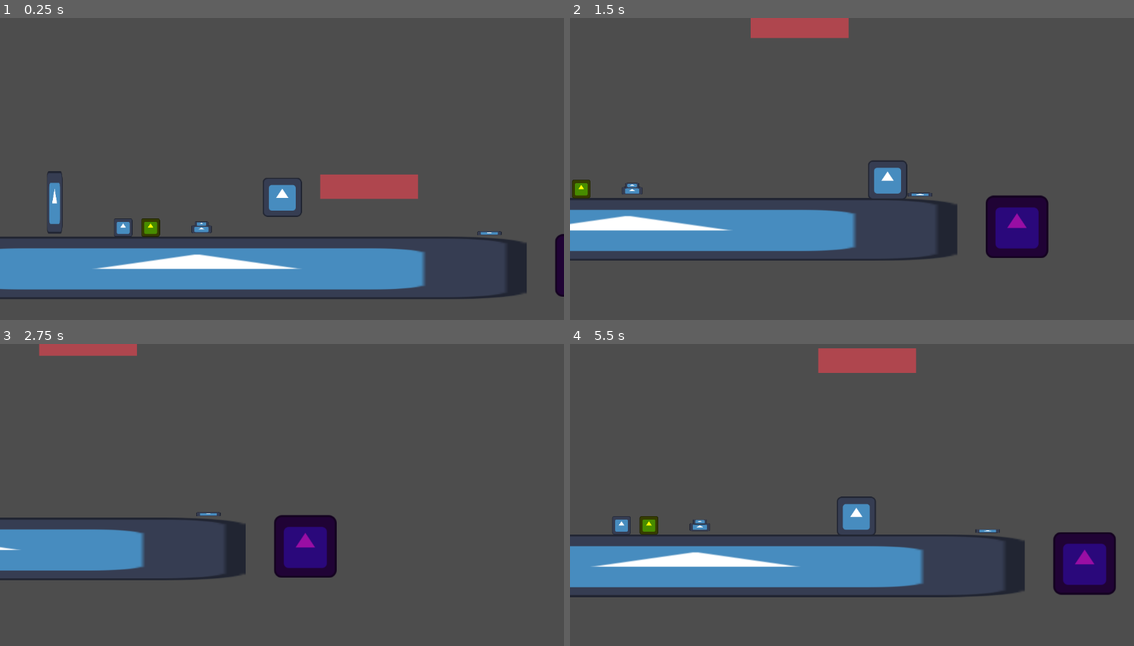
Above: before the commit, frames 1-4 (two rows, left to right).
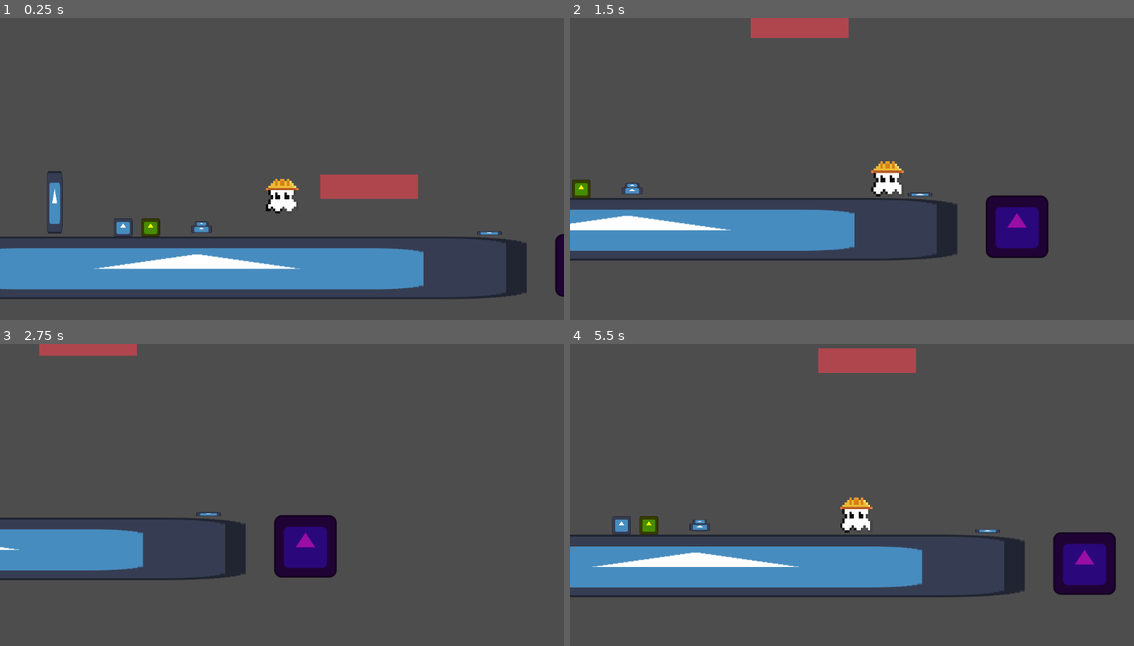
Above: after the commit, the same moments.

Repository: Monczak/warsztatyletni2025
Game: Godot game, scene res://src/Root.tscn
Two runs of this game, one before a commit and one after it. Both use one fixed random seed, a clock stepped at 60 frames per second and the inputs below. The engine's default icon, where the game draws it, is replaced by a stand-in: a white triangle on a blue panel in a dark square.
Inputs (mouse positions are in pixels of both pictures, inside the frame that each line leads up to):
- Up to frame 1 (0.25 s): no input
- Up to frame 2 (1.5 s): move the mouse to (976, 159) at 0.52 s; hold Right (MoveRight) from 0.53 s (still down); tap Z (Interact) at 0.6, 1.35 s; click (976, 159) at 0.67 s; tap Up (Jump) at 0.77 s; move the mouse to (739, 193) at 1.27 s
- Up to frame 3 (2.75 s): tap Up (Jump) at 1.52 s; move the mouse to (338, 431) at 2.02 s; release Right (MoveRight) at 2.03 s; hold Left (MoveLeft) from 2.03 s (still down); tap Z (Interact) at 2.1 s
- Up to frame 4 (5.5 s): move the mouse to (823, 564) at 2.77 s; release Left (MoveLeft) at 2.78 s; hold Right (MoveRight) 2.78-4.28 s; tap Z (Interact) every 0.75 s from 2.85 to 5.1 s; click (823, 564) at 2.92 s; tap Up (Jump) at 3.02, 3.77, 4.52 s; move the mouse to (1021, 549) at 3.52 s; move the mouse to (682, 455) at 4.27 s; hold Left (MoveLeft) 4.28-5.03 s; move the mouse to (880, 501) at 5.02 s; hold Right (MoveRight) from 5.03 s (still down); click (880, 501) at 5.17 s

The runs differ from the first frame. In frame 1, 0.8% of the frame differs, in the area x 8-99%, y 53-92%; in frame 2, 1.0%; in frame 3, less than 0.1%; in frame 4, 1.1%, in the area x 0-97%, y 50-83%.

Commit message:
Add player anim

Diff:
--- a/project.godot
+++ b/project.godot
@@ -69,5 +69,6 @@
 
 [rendering]
 
+textures/canvas_textures/default_texture_filter=0
 renderer/rendering_method="gl_compatibility"
 renderer/rendering_method.mobile="gl_compatibility"
--- a/src/objects/Player.gd
+++ b/src/objects/Player.gd
@@ -8,6 +8,9 @@
 @export var jump_gravity_multiplier := 0.6
 @export var fall_gravity_multiplier := 2.2
 
+@export var animation_speed := 5.0
+
+@onready var sprite: Sprite2D = $Sprite2D
 @onready var grab_point: Node2D = $GrabPoint
 @onready var interaction_area: Area2D = $InteractionArea
 
@@ -76,6 +79,14 @@
     if _grabbed_interactable != null:
         _grabbed_interactable.fix_position(grab_point.global_position, velocity)
 
+    _animate_sprite()
+
+
+func _animate_sprite() -> void:
+    var time = Time.get_ticks_msec() / 1000.0
+    var frame = (floor(time * animation_speed) as int) % 5
+    sprite.frame = frame
+
 
 func _physics_process(delta: float) -> void:
     if not is_on_floor():
--- a/src/objects/Player.tscn
+++ b/src/objects/Player.tscn
@@ -1,7 +1,7 @@
 [gd_scene load_steps=5 format=3 uid="uid://cc54w6n5ncad1"]
 
 [ext_resource type="Script" path="res://src/objects/Player.gd" id="1_7ey65"]
-[ext_resource type="Texture2D" uid="uid://cabwwfn2u5qlb" path="res://icon.svg" id="2_f7md5"]
+[ext_resource type="Texture2D" uid="uid://bbxswxabw5g4q" path="res://images/Ghost/Ghost.png" id="2_vclgv"]
 
 [sub_resource type="CapsuleShape2D" id="CapsuleShape2D_buivh"]
 radius = 37.0
@@ -15,10 +15,12 @@
 platform_on_leave = 1
 script = ExtResource("1_7ey65")
 max_speed = 400.0
+animation_speed = 10.0
 
 [node name="Sprite2D" type="Sprite2D" parent="."]
-scale = Vector2(0.625, 0.625)
-texture = ExtResource("2_f7md5")
+scale = Vector2(4.75, 4.75)
+texture = ExtResource("2_vclgv")
+hframes = 5
 
 [node name="CollisionShape2D" type="CollisionShape2D" parent="."]
 shape = SubResource("CapsuleShape2D_buivh")
Binary file added: images/Ghost/Ghost.png
Not shown, added: images/Ghost/Ghost.png.import
